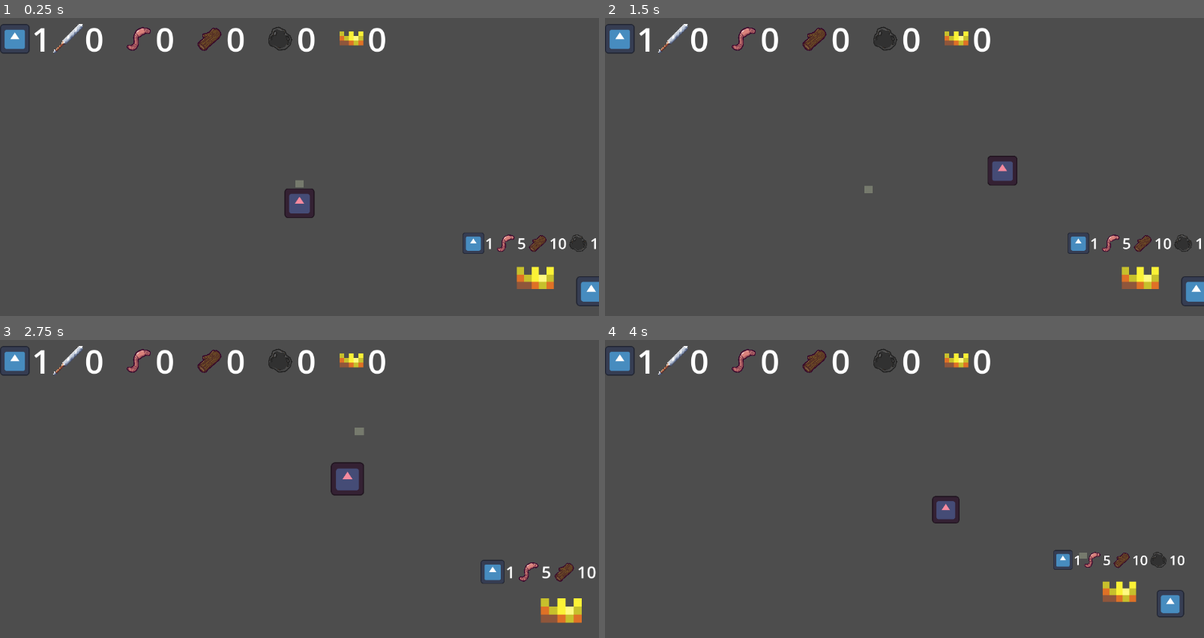
Above: before the commit, frames 1-4 (two rows, left to right).
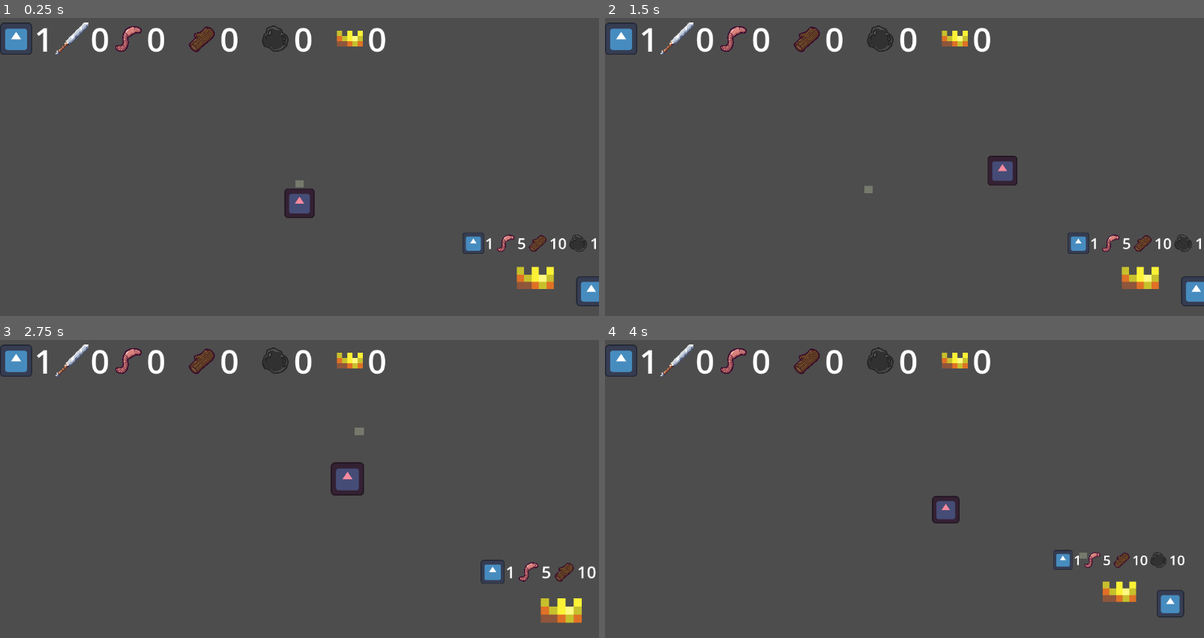
Above: after the commit, the same moments.

Repository: pradoh97/horde
Game: Godot game, scene res://level.tscn
Same seed, same stepped clock (60 frames per second), same inputs: the game is played once before the commit and once after it. The engine's default icon, where the game draws it, is replaced by a stand-in: a white triangle on a blue panel in a dark square.
Inputs (mouse positions are in pixels of both pictures, inside the frame that each line leads up to):
- Up to frame 1 (0.25 s): no input
- Up to frame 2 (1.5 s): tap Enter at 0.5 s; move the mouse to (1036, 167) at 0.52 s; press the mouse at (1036, 167) at 0.53 s; release the mouse at (1036, 167) at 1.25 s; tap Space at 1.25 s; drag from (784, 199) to (1036, 167) at 1.27 s
- Up to frame 3 (2.75 s): move the mouse to (359, 432) at 2.02 s; hold Mouse wheel up (mouse_scroll_up) from 2.03 s (still down); click (359, 432) at 2.17 s
- Up to frame 4 (4 s): release Mouse wheel up (mouse_scroll_up) at 2.75 s; drag from (874, 572) to (952, 480) at 2.77 s; move the mouse to (1084, 557) at 3.52 s; hold Mouse wheel down (mouse_scroll_down) from 3.53 s (still down); click (1084, 557) at 3.67 s

The runs differ from the first frame. In frame 1, 2.0% of the frame differs, in the area x 0-61%, y 1-13%; in frame 2, 2.0%; in frame 3, 2.0%; in frame 4, 2.0%.

Commit message:
Reorganizenodes

Diff:
--- a/level.gd
+++ b/level.gd
@@ -14,6 +14,8 @@
 	$DayTicker.start()
 	$Army.level = self
 	update_horde_size()
+	update_horde_strength()
+
 
 func update_food_stock(update_by: int = 0):
 	food_stock += update_by
@@ -34,6 +36,9 @@
 func update_horde_size():
 	$UI.update_horde_size_label($Army.minions.size())
 
+func update_horde_strength():
+	$UI.update_horde_strength_label($Army.armed_minions.size())
+
 func get_food_stock() -> int:
 	return food_stock
 
@@ -50,6 +55,8 @@
 		update_stone_stock(1)
 	if resource.type == "Food":
 		update_food_stock(1)
+	if resource is Weapon:
+		update_horde_strength()
 
 func _on_day_ticker_timeout():
 	day_passed.emit()
--- a/level.tscn
+++ b/level.tscn
@@ -1,17 +1,15 @@
-[gd_scene load_steps=14 format=3 uid="uid://qm3e3y4bogel"]
+[gd_scene load_steps=12 format=3 uid="uid://qm3e3y4bogel"]
 
 [ext_resource type="Script" uid="uid://buhwamjhhmanh" path="res://level.gd" id="1_0b4ue"]
 [ext_resource type="PackedScene" uid="uid://dmrc341gv6ohb" path="res://army/army.tscn" id="1_vonw3"]
 [ext_resource type="Script" uid="uid://dwgxsi4vbqent" path="res://mouse.gd" id="2_vonw3"]
 [ext_resource type="PackedScene" uid="uid://dfvp6yysbr662" path="res://minion/minion.tscn" id="3_oi3di"]
 [ext_resource type="Script" uid="uid://frlxd6kknd4j" path="res://camera_2d.gd" id="4_km5ld"]
-[ext_resource type="PackedScene" uid="uid://bx2ov2sv7h0q0" path="res://resources/city.tscn" id="5_f2txt"]
+[ext_resource type="PackedScene" uid="uid://bx2ov2sv7h0q0" path="res://resources/buildings/city.tscn" id="5_f2txt"]
 [ext_resource type="PackedScene" uid="uid://5vjdi3lh2uj8" path="res://resources/generators/wood_mine.tscn" id="6_8cye3"]
 [ext_resource type="PackedScene" uid="uid://feywkuh1juuv" path="res://resources/generators/food_farm.tscn" id="7_2orkt"]
 [ext_resource type="PackedScene" uid="uid://j26qs1wki8oi" path="res://resources/generators/stone_mine.tscn" id="8_aicyk"]
 [ext_resource type="PackedScene" uid="uid://cv8bjon3iyvf4" path="res://ui.tscn" id="10_2orkt"]
-[ext_resource type="Script" uid="uid://cbc56xpus8sv2" path="res://ui.gd" id="11_aicyk"]
-[ext_resource type="PackedScene" uid="uid://ca3qgsc7fa08u" path="res://resources/generators/king_convert.tscn" id="13_8b0r0"]
 
 [sub_resource type="CircleShape2D" id="CircleShape2D_u52ul"]
 radius = 62.649822
@@ -93,9 +91,6 @@
 [node name="DayTicker" type="Timer" parent="."]
 
 [node name="UI" parent="." instance=ExtResource("10_2orkt")]
-script = ExtResource("11_aicyk")
-
-[node name="KingConvert" parent="." instance=ExtResource("13_8b0r0")]
 
 [connection signal="day_passed" from="." to="ResourceGenerators/WoodMine" method="_on_level_day_passed"]
 [connection signal="day_passed" from="." to="ResourceGenerators/FoodFarm" method="_on_level_day_passed"]
